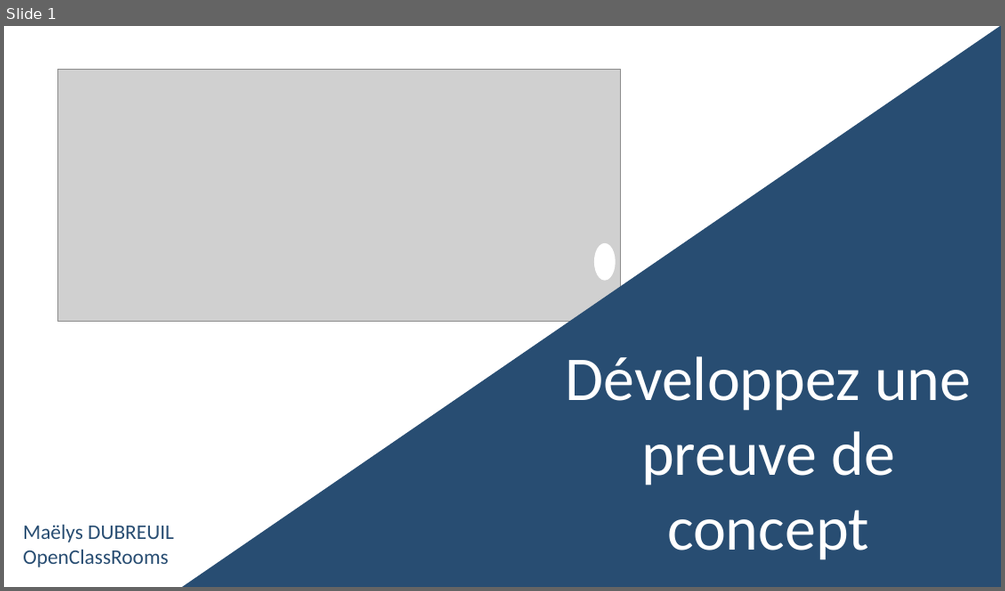
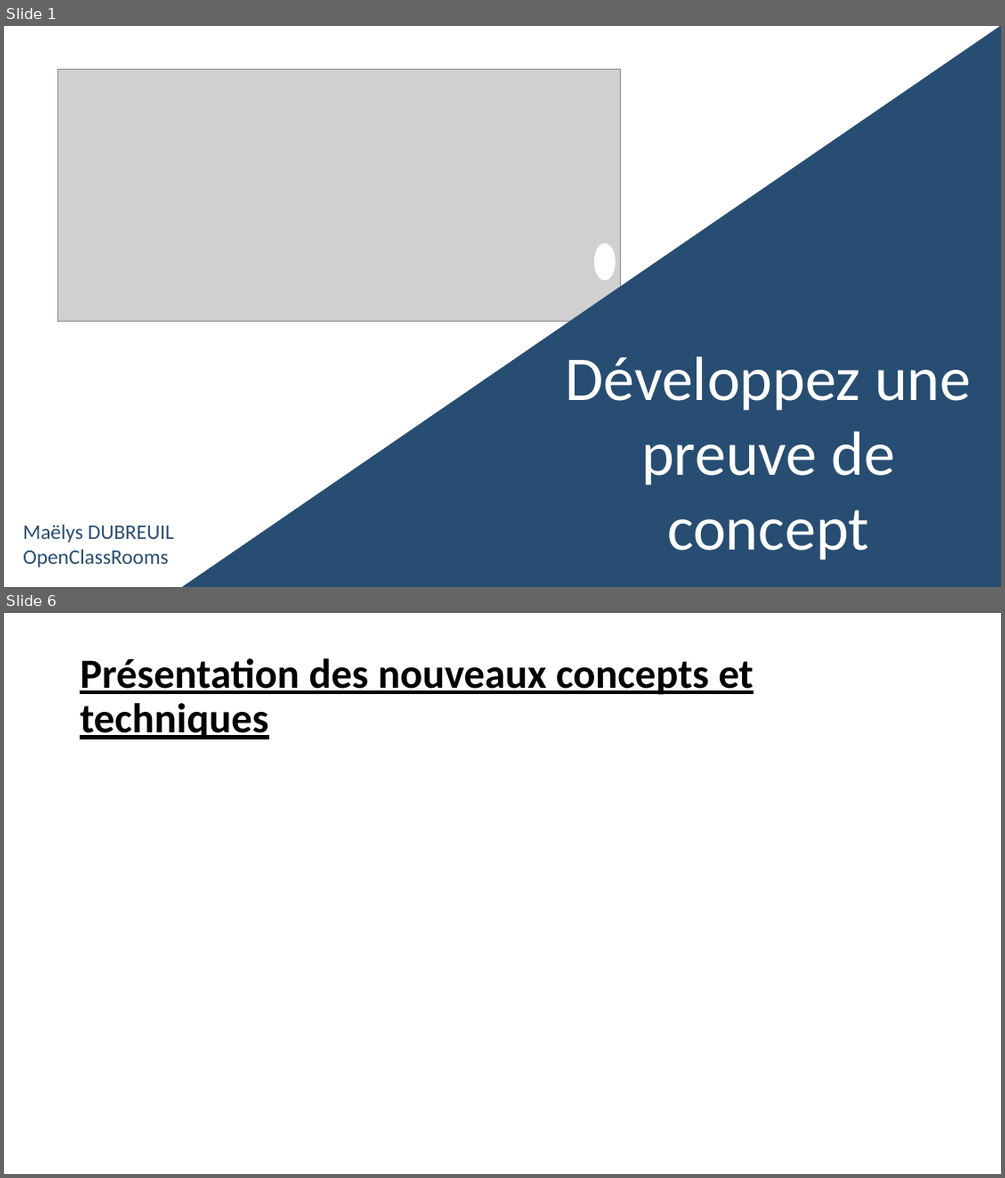
Before and after one commit to Maelys0903/PROJET7, a slide deck: Présentation.pptx. Shown one above the other, each under a label of ours: slide 1 before the commit, slides 1 and 6 after it; the slides between them are not shown. The pictures are 1005x591 and 1005x1178 pixels, drawn with LibreOffice and Linux fonts; fonts in the diff are those of the drawing; grey boxes stand for pictures. Boxes give left, top, right and bottom in pixels: in the first picture for what was removed or moved away, otherwise in the second. Text is boxed around its words. In the diff, an @@ line names an element or a change of style, - is before the commit and + after.

```diff
--- a/Présentation.pptx
+++ b/Présentation.pptx
@@ slide 6 added at (x1=4, y1=613, x2=1001, y2=1174), background #FFFFFF @@
@@ title added at (x1=80, y1=658, x2=753, y2=739), 40 pt, text #000000, bold, underline @@
+Présentation des nouveaux concepts et techniques
```
Also in this commit, not shown: 6 other slides added, 1 slide removed, 1 other file.
